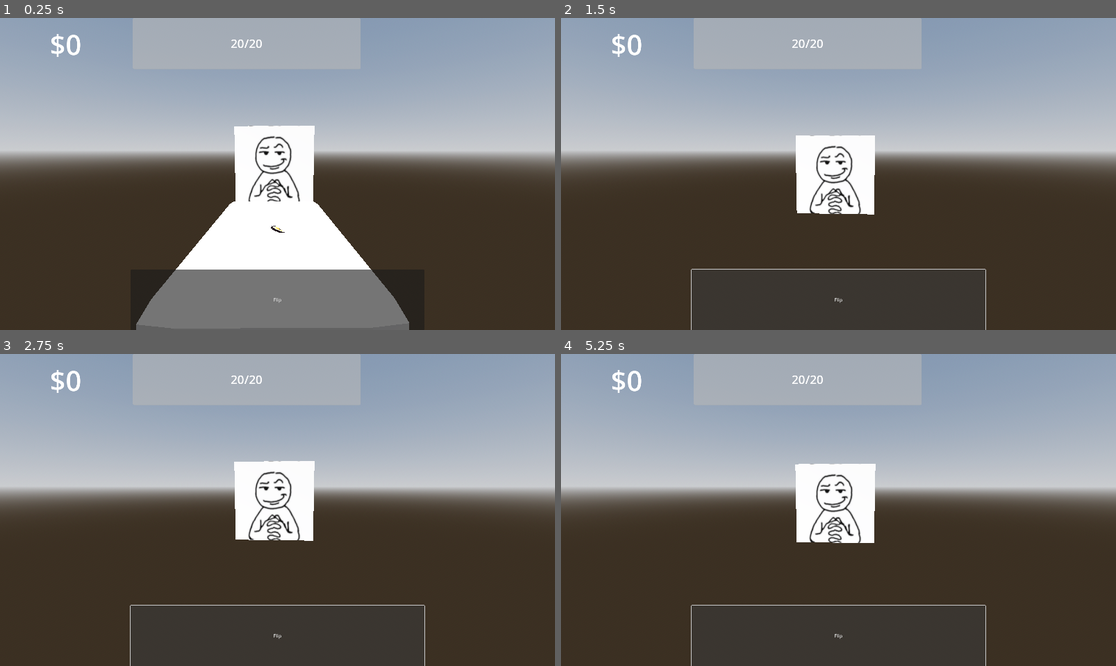
Above: before the commit, frames 1-4 (two rows, left to right).
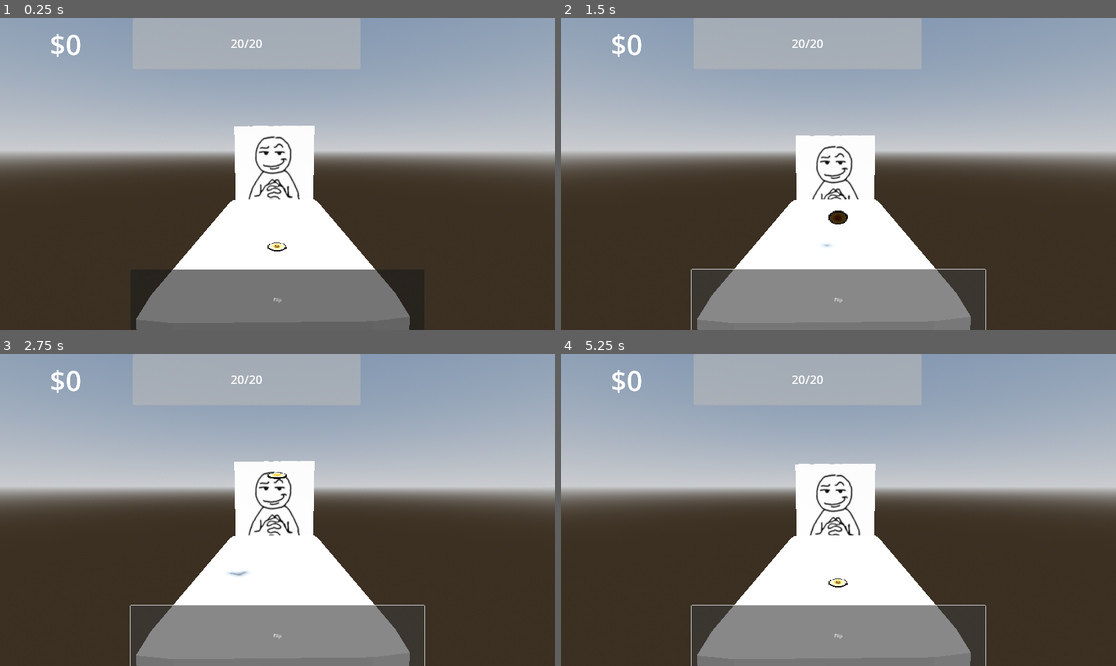
Above: after the commit, the same moments.

Repository: nianjindev/nummus
Game: Godot game, scene res://world.tscn
Two runs of this game, one before a commit and one after it. Both use one fixed random seed, a clock stepped at 60 frames per second and the inputs below. The project has no main scene, so this scene is started directly.
Inputs:
- Up to frame 1 (0.25 s): no input
- Up to frame 2 (1.5 s): click "Flip" at 0.5 s; click "Flip" at 1.25 s
- Up to frame 3 (2.75 s): click "Flip" at 2 s
- Up to frame 4 (5.25 s): no input

The runs differ from the first frame. In frame 1, 0.6% of the frame differs, in the area x 24-74%, y 58-100%; in frame 2, 14%; in frame 3, 14%, in the area x 24-74%, y 38-100%; in frame 4, 14%.

Commit message:
flip coin button

Diff:
--- a/nummus-game/coins/coin.gd
+++ b/nummus-game/coins/coin.gd
@@ -1,4 +1,4 @@
-extends RigidBody3D
+extends Node3D
 
 class_name Coin
 
@@ -11,9 +11,7 @@
 func _ready():
 	Signalbus.connect("coin_flipped", Callable(flip))
 
+
+
 func flip():
 	animation_player.play("flip_heads")
-
-#
-#func _physics_process(delta: float) -> void:
-	#move_and_collide(Vector3(0,9.8*delta,0))
--- a/nummus-game/coins/coin_base.tscn
+++ b/nummus-game/coins/coin_base.tscn
@@ -29,7 +29,7 @@
 }
 tracks/2/type = "value"
 tracks/2/imported = false
-tracks/2/enabled = false
+tracks/2/enabled = true
 tracks/2/path = NodePath(".:position")
 tracks/2/interp = 1
 tracks/2/loop_wrap = true
@@ -63,7 +63,7 @@
 }
 tracks/2/type = "value"
 tracks/2/imported = false
-tracks/2/enabled = false
+tracks/2/enabled = true
 tracks/2/path = NodePath(".:position")
 tracks/2/interp = 1
 tracks/2/loop_wrap = true
@@ -81,21 +81,14 @@
 &"flip_tails": SubResource("Animation_p7sxt")
 }
 
-[sub_resource type="CylinderShape3D" id="CylinderShape3D_3p7bc"]
-height = 0.01
-radius = 0.075
-
-[node name="CoinBase" type="RigidBody3D"]
+[node name="CoinBase" type="Node3D"]
 script = ExtResource("1_3p7bc")
 
 [node name="CoinMesh" type="MeshInstance3D" parent="."]
-transform = Transform3D(0.010250717, 0, 0, 0, 0.010250717, 0, 0, 0, 0.010250717, 0, 0, 0)
+transform = Transform3D(0.1, 0, 0, 0, 0.1, 0, 0, 0, 0.1, 0, 0, 0)
 mesh = ExtResource("1_qdkt8")
 
 [node name="AnimationPlayer" type="AnimationPlayer" parent="CoinMesh"]
 libraries = {
 &"": SubResource("AnimationLibrary_j7kbo")
 }
-
-[node name="CollisionShape3D" type="CollisionShape3D" parent="."]
-shape = SubResource("CylinderShape3D_3p7bc")
--- a/nummus-game/world.tscn
+++ b/nummus-game/world.tscn
@@ -40,18 +40,18 @@
 [node name="Enemy" parent="." instance=ExtResource("1_aqk2v")]
 transform = Transform3D(0.06460202, 0, 0.9979111, 0, 1, 0, -0.9979111, 0, 0.06460202, -1.221482, 0.78024775, 0)
 
-[node name="CoinBase" parent="." instance=ExtResource("2_036b0")]
-transform = Transform3D(1, 0, 0, 0, 1, 0, 0, 0, 1, -0.0025908947, 0.6308649, -0.05281031)
-
 [node name="GameUI" parent="." instance=ExtResource("5_036b0")]
 
-[node name="RigidBody3D" type="RigidBody3D" parent="."]
-gravity_scale = 0.0
+[node name="StaticBody3D" type="StaticBody3D" parent="."]
 
-[node name="MeshInstance3D" type="MeshInstance3D" parent="RigidBody3D"]
+[node name="MeshInstance3D" type="MeshInstance3D" parent="StaticBody3D"]
 transform = Transform3D(0.21051848, 0, 0, 0, 0.21051848, 0, 0, 0, 0.21051848, 0, 0, 0)
 mesh = ExtResource("5_dwbse")
+skeleton = NodePath("")
 
-[node name="CollisionShape3D" type="CollisionShape3D" parent="RigidBody3D"]
+[node name="CollisionShape3D" type="CollisionShape3D" parent="StaticBody3D"]
 transform = Transform3D(1, 0, 0, 0, 1, 0, 0, 0, 1, 0.015075684, 0.375885, 0)
 shape = SubResource("BoxShape3D_pkg7o")
+
+[node name="CoinBase" parent="." instance=ExtResource("2_036b0")]
+transform = Transform3D(-3.242782e-09, 0, 0.074186206, 0, 0.074186206, 0, -0.074186206, 0, -3.242782e-09, 0.3665498, 0.39807475, -0.01729834)
Not shown: 1 places in nummus-game/coins/coin_base.tscn that only renumber resources
